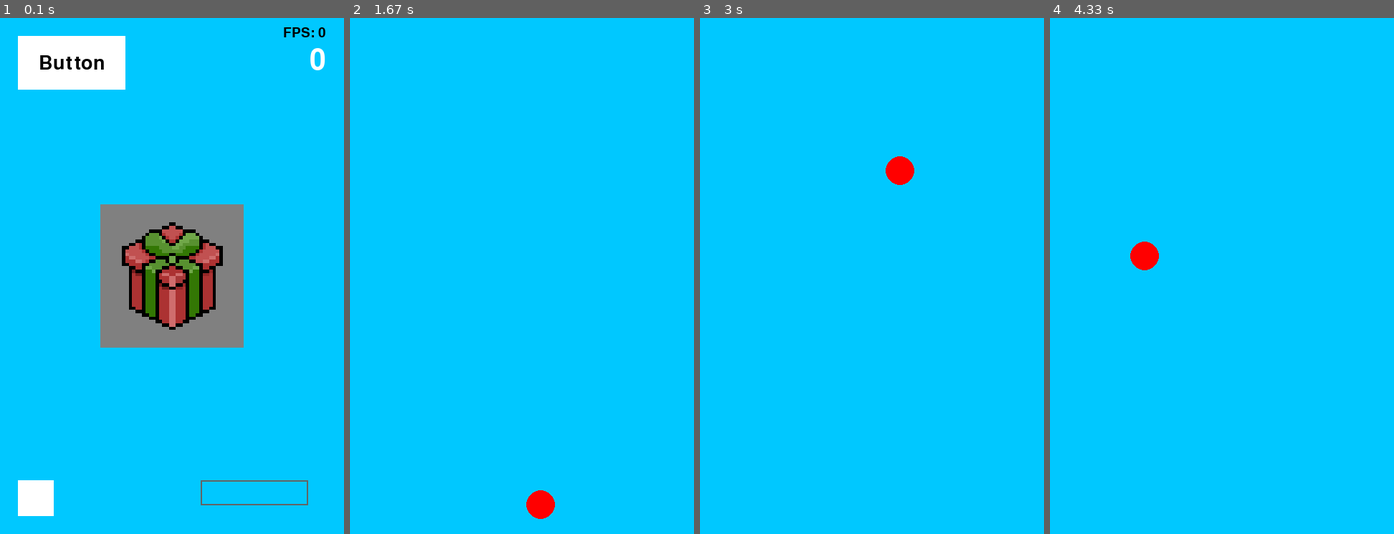
Above: before the commit, frames 1-4 (left to right).
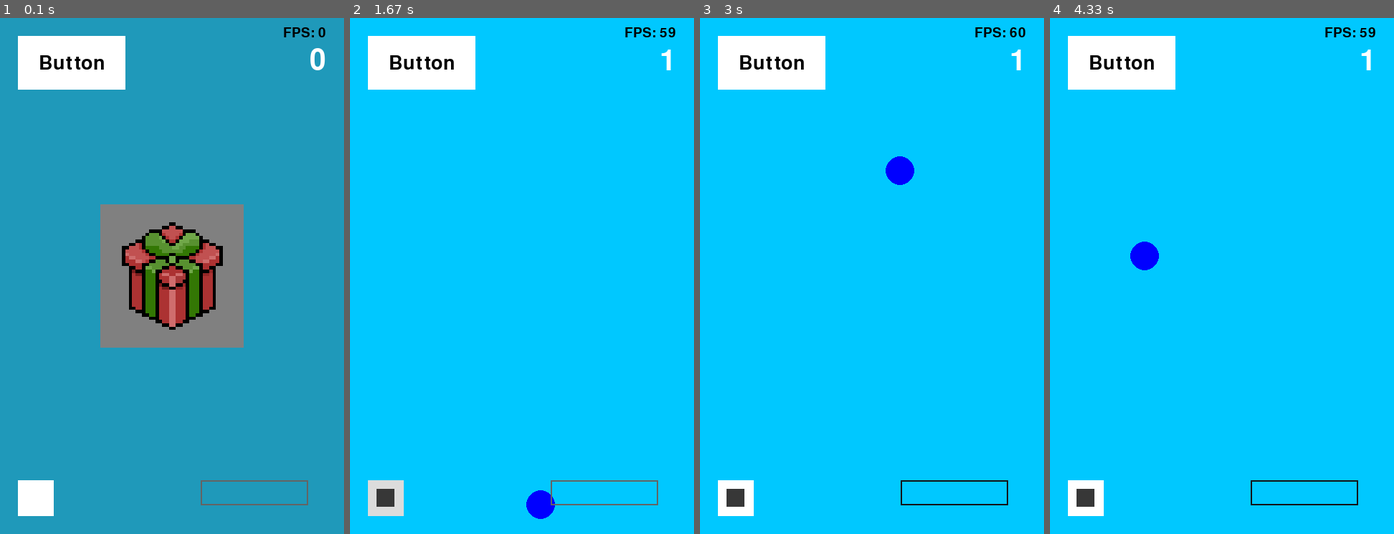
Above: after the commit, the same moments.

Repository: GameGenesis/Pygame-Utils
Game: pygame game, started from examples/test.py
Two runs of this game, one before a commit and one after it. Both use one fixed random seed, a clock stepped at 60 frames per second and the inputs below.
Inputs (mouse positions are in pixels of both pictures, inside the frame that each line leads up to):
- Up to frame 1 (0.1 s): no input
- Up to frame 2 (1.67 s): hold Tab 0.33-0.8 s; click (563, 322) at 0.93 s; press the mouse at (604, 492) at 1.25 s; move the mouse to (535, 301) at 1.35 s; release the mouse at (466, 105) at 1.48 s; click (384, 497) at 1.6 s
- Up to frame 3 (3 s): press the mouse at (772, 64) at 1.92 s; move the mouse to (765, 229) at 2.02 s; release the mouse at (755, 389) at 2.15 s; press the mouse at (954, 492) at 2.25 s; move the mouse to (978, 291) at 2.35 s; release the mouse at (1002, 85) at 2.48 s; press the mouse at (872, 276) at 2.58 s; move the mouse to (816, 219) at 2.68 s; release the mouse at (761, 162) at 2.82 s; press the mouse at (954, 492) at 2.92 s
- Up to frame 4 (4.33 s): move the mouse to (1304, 332) at 3.02 s; release the mouse at (1304, 177) at 3.15 s; press the mouse at (1304, 492) at 3.25 s; move the mouse to (1294, 363) at 3.35 s; release the mouse at (1283, 234) at 3.48 s; press the mouse at (1304, 492) at 3.58 s; move the mouse to (1294, 301) at 3.68 s; release the mouse at (1287, 105) at 3.82 s; press the mouse at (1222, 276) at 3.92 s; move the mouse to (1242, 312) at 4.02 s; release the mouse at (1263, 348) at 4.15 s; press the mouse at (1304, 492) at 4.25 s

The runs differ from the first frame. In frame 1, 84% of the frame differs, in the area x 0-100%, y 0-100%; in frame 2, 4.7%; in frame 3, 4.8%; in frame 4, 4.8%.

Commit message:
Add parent-child support and rendering overriding
* Add parent-child support for Panel components

* Add rendering overriding

* Update button child component rendering

Diff:
--- a/examples/test.py
+++ b/examples/test.py
@@ -31,11 +31,6 @@
     if event.type == pygame.KEYDOWN and event.key == pygame.K_SPACE:
         current_velocity = [0, 0] if current_velocity != [0, 0] else VELOCITY
 
-def toggle_ui(event):
-    if event.type == pygame.KEYDOWN and event.key == pygame.K_TAB:
-        for ge in Canvas.graphic_elements:
-            ge.visible = not ge.visible
-
 def main():
     pygame.init()
 
@@ -46,16 +41,23 @@
 
     circle = Circle(Vector2(20, 20), 20, Color.RED)
 
+    def toggle_ui(event):
+        if event.type == pygame.KEYDOWN and event.key == pygame.K_TAB:
+            panel.visible = not panel.visible
+
     def toggle_color(on):
+        main_panel.visible = not main_panel.visible
         circle.color = Color.BLUE if on else Color.RED
 
+    main_panel = Panel()
     panel = Panel(Alignment.get_center_pos(main_surface.get_size(), Vector2(200, 200)), size=Vector2(200, 200), color=Color.GREY)
+    panel.set_parent(main_panel)
     fps_text = Label(position=Vector2(WINDOW_SIZE[0]-25, 20), color=Color.BLACK, anchor=Alignment.MID_RIGHT)
     score_text = Label(font_size=60, text=score, position=Vector2(WINDOW_SIZE[0] - 25, 40), anchor=Alignment.TOP_RIGHT)
     button = Button(position=Vector2(25, 25), label=Label("Button", Color.BLACK, font_size=40), on_click=increment_score, disabled=False, label_alignment=Alignment.CENTER)
     check_box = CheckBox(position=Vector2(25, WINDOW_SIZE[1] - 75), on_value_change=toggle_color)
     input_box = InputBox(position=Vector2(WINDOW_SIZE[0] - 200, WINDOW_SIZE[1] - 75), on_submit=set_score)
-    button2 = Button(image=UiImage(file_name=os.path.abspath("examples\\images\\Present_64px.png")), size=Vector2(150, 150), position=Vector2(WINDOW_SIZE[0]/2 - 75, WINDOW_SIZE[1]/2 - 75), on_click=increment_score)
+    button2 = Button(image=UiImage(file_name=os.path.abspath("examples\\images\\Present_64px.png")), size=Vector2(150, 150), position=Vector2(WINDOW_SIZE[0]/2 - 75, WINDOW_SIZE[1]/2 - 75), on_click=increment_score, parent=panel)
 
     EventManager.set_events([toggle_velocity, toggle_ui], on_quit=lambda: JsonSave.save(SAVE_FILE, "Score", score))
 
--- a/utils/ui.py
+++ b/utils/ui.py
@@ -36,6 +36,7 @@
     MID_RIGHT = "midright"
     CENTER = "center"
 
+    @staticmethod
     def get_center_pos(parent_size: tuple[int, int] | Vector2, element_size: tuple[int, int] | Vector2):
         return Vector2(parent_size[0]/2 - element_size[0]/2, parent_size[1]/2 - element_size[1]/2)
 
@@ -93,8 +94,9 @@
 
 
 class Graphic:
-    def __init__(self) -> None:
+    def __init__(self, parent: "Panel"=None) -> None:
         self._visible = True
+        self.set_parent(parent)
         Canvas.add_managed_object(self)
 
     @property
@@ -105,6 +107,20 @@
     def visible(self, value):
         self._visible = value
 
+    @property
+    def is_rendered(self):
+        if self.parent:
+            return self.visible and self.parent.visible
+        return self.visible
+
+    def _override_rendering(self):
+        Canvas.remove_managed_object(self)
+
+    def set_parent(self, parent: "Panel"):
+        self.parent = parent
+        if parent:
+            parent.add_child_element(self)
+
     @abstractmethod
     def draw(self, surface: pygame.Surface):
         ...
@@ -129,6 +145,10 @@
     @classmethod
     def add_managed_object(cls, graphic: Graphic):
         cls.graphic_elements.append(graphic)
+
+    @classmethod
+    def remove_managed_object(cls, graphic: Graphic):
+        cls.graphic_elements.remove(graphic)
 
     @classmethod
     def draw(cls) -> None:
@@ -137,17 +157,52 @@
         if not cls.main_surface:
             cls.main_surface = pygame.display.get_surface()
         for graphic in cls.graphic_elements:
-            if graphic.visible:
+            if graphic.is_rendered:
                 graphic.draw(cls.main_surface)
+
+
+class Panel(Graphic):
+    def __init__(self, position: Vector2=Vector2(0, 0), size: Vector2=None,
+    color: pygame.Color | tuple[int, int, int, int]=(80, 80, 80, 100)) -> None:
+        super().__init__()
+        self.position = position
+        self.size = size
+        self.color = color
+        self.panel_surface = None
+        self.child_elements = []
+
+    @property
+    def visible(self):
+        return self._visible
+
+    @visible.setter
+    def visible(self, value):
+        self._visible = value
+
+    def add_child_element(self, child_element: Graphic):
+        self.child_elements.append(child_element)
+
+    def _render(self, surface: pygame.Surface):
+        # If size is set to none, it defaults to the screen/surface size
+        if not self.size:
+            self.size = surface.get_size()
+        self.panel_surface = pygame.Surface(self.size, pygame.SRCALPHA)
+        self.panel_surface.fill(self.color)
+
+    def draw(self, surface: pygame.Surface):
+        if not self.panel_surface:
+            self._render(surface)
+        surface.blit(self.panel_surface, self.position)
 
 
 class UiImage(Graphic):
     def __init__(self, image_surface: pygame.surface=None, file_name: str=None, position: Vector2=Vector2(0, 0), size: Vector2=None,
-    color_tint: pygame.Color | tuple[int, int, int, int]=(255, 255, 255, 255), blend_mode: int=pygame.BLEND_RGBA_MULT) -> None:
+    color_tint: pygame.Color | tuple[int, int, int, int]=(255, 255, 255, 255), blend_mode: int=pygame.BLEND_RGBA_MULT,
+    parent: Panel=None) -> None:
         """
         Specify either the image surface or the image path, not both.
         """
-        super().__init__()
+        super().__init__(parent)
         self.position = position
         self.size = size
         self.color_tint = color_tint
@@ -182,32 +237,11 @@
             surface.blit(self.image_surface, self.position)
 
 
-class Panel(Graphic):
-    def __init__(self, position: Vector2=Vector2(0, 0), size: Vector2=None,
-    color: pygame.Color | tuple[int, int, int, int]=(80, 80, 80, 100)) -> None:
-        super().__init__()
-        self.position = position
-        self.size = size
-        self.color = color
-        self.panel_surface = None
-
-    def _render(self, surface: pygame.Surface):
-        # If size is set to none, it defaults to the screen/surface size
-        if not self.size:
-            self.size = surface.get_size()
-        self.panel_surface = pygame.Surface(self.size, pygame.SRCALPHA)
-        self.panel_surface.fill(self.color)
-
-    def draw(self, surface: pygame.Surface):
-        if not self.panel_surface:
-            self._render(surface)
-        surface.blit(self.panel_surface, self.position)
-
-
 class Label(Graphic):
     def __init__(self, text: str | Any="", color: pygame.Color | tuple[int, int, int]=(255, 255, 255),
-    font_name: str=None, font_size: int=28, position: Vector2=Vector2(0, 0), anchor: Alignment | str="midleft") -> None:
-        super().__init__()
+    font_name: str=None, font_size: int=28, position: Vector2=Vector2(0, 0), anchor: Alignment | str="midleft",
+    parent: Panel=None) -> None:
+        super().__init__(parent)
         self.font = pygame.font.Font(font_name, font_size)
         self.text = str(text)
         self.color = color
@@ -257,11 +291,13 @@
     position: Vector2=Vector2(0, 0), size: Vector2=Vector2(150, 75),
     color: pygame.Color | tuple[int, int, int]=(255, 255, 255), hover_color: pygame.Color | tuple[int, int, int]=(220, 220, 220),
     pressed_color: pygame.Color | tuple[int, int, int]=(185, 185, 185), disabled_color: pygame.Color | tuple[int, int, int]=(165, 165, 165),
-    border_radius: int=0, disabled: bool=False, label: Label=None, label_alignment: Alignment | str="center") -> None:
-        Graphic.__init__(self)
+    border_radius: int=0, disabled: bool=False, label: Label=None, label_alignment: Alignment | str="center",
+    parent: Panel=None) -> None:
+        Graphic.__init__(self, parent)
         Graphic_Event.__init__(self)
         self.button_image = image
         if self.button_image:
+            self.button_image._override_rendering()
             self.button_image.position = position
             self.button_image.size = size
             self.button_image.scale_image()
@@ -282,20 +318,9 @@
         self.label = label
         self.label_alignment = label_alignment
         if self.label:
+            self.label._override_rendering()
             self.label._render()
         self.set_label_pos()
-
-    @property
-    def visible(self):
-        return self._visible
-
-    @visible.setter
-    def visible(self, value):
-        if self.button_image:
-            self.button_image.visible = value
-        if self.label:
-            self.label.visible = value
-        self._visible = value
 
     def set_color(self, color: pygame.Color | tuple[int, int, int]):
         self.current_color = color
@@ -395,9 +420,9 @@
     color: pygame.Color | tuple[int, int, int]=(255, 255, 255), hover_color: pygame.Color | tuple[int, int, int]=(220, 220, 220),
     pressed_color: pygame.Color | tuple[int, int, int]=(185, 185, 185), disabled_color: pygame.Color | tuple[int, int, int]=(165, 165, 165),
     tick_color: pygame.Color | tuple[int, int, int]=(55, 55, 55), is_on: bool=False,
-    border_radius: int=0, disabled: bool=False, label_alignment: Alignment | str="midleft") -> None:
+    border_radius: int=0, disabled: bool=False, label_alignment: Alignment | str="midleft", parent: Panel=None) -> None:
         super().__init__(None, on_value_change, position, size, color, hover_color, pressed_color, disabled_color,
-        border_radius, disabled, None, label_alignment)
+        border_radius, disabled, None, label_alignment, parent)
         self.tick_color = tick_color
         self.is_on = is_on
         self.tick_rect = pygame.Rect(Vector2(position.x + size.x/4, position.y + size.y/4), Vector2(size.x / 2, size.y / 2))
@@ -419,8 +444,9 @@
     box_color: pygame.Color | tuple[int, int, int]=(255, 255, 255), border_thickness: int=2,
     border_color_active: pygame.Color | tuple[int, int, int]=(20, 20, 20),
     border_color_inactive: pygame.Color | tuple[int, int, int]=(100, 100, 100),
-    text_color: pygame.Color | tuple[int, int, int]=(20, 20, 20), text: str | Any="", font_name: str=None, font_size: int=28):
-        super().__init__(text, text_color, font_name, font_size, position)
+    text_color: pygame.Color | tuple[int, int, int]=(20, 20, 20), text: str | Any="", font_name: str=None, font_size: int=28,
+    parent: Panel=None) -> None:
+        super().__init__(text, text_color, font_name, font_size, position, parent=parent)
         Graphic_Event.__init__(self)
         self.rect = pygame.Rect(position, size)
         self.position = position
